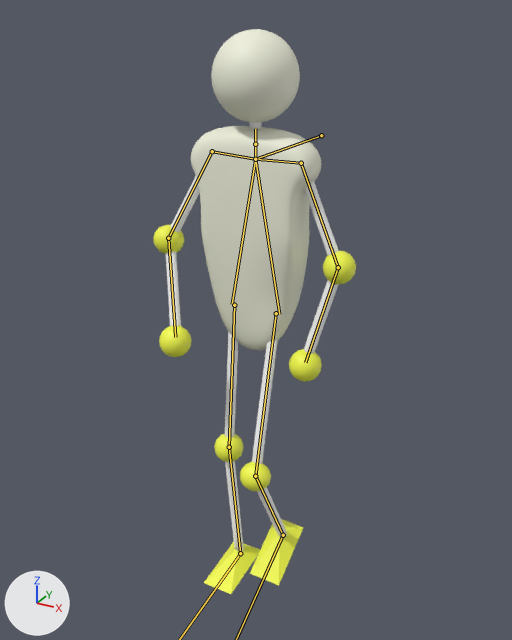
Renders of the glTF model examples/third_person_camera/data/avatar/avatar.gltf from each side of a commit.
Before and after are seen from a camera (50 mm lens) standing at (1.067, -1.938, 2.05) and looking at (0.004, -0.005, 1.083). The axes (+X, +Y, +Z) are drawn at lower left. The lights are the same throughout. Both versions are drawn at frame 13 of the action 'walk'; the numbers are the values there. The bones that bend it are drawn over the model as lines.

The first picture shows 'Corpse'.
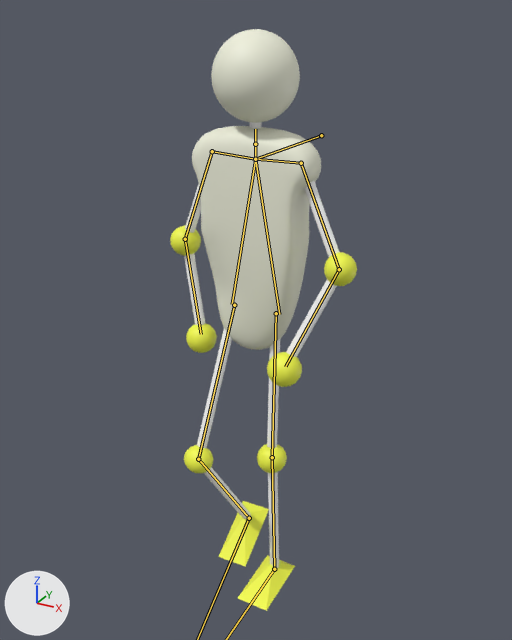
Location of each change, [x1, y1, x2, y2] in pixels of the pictures (512 x 640 px):
```json
{"object": "Corpse", "change": "posed", "before": [153, 29, 356, 594], "after": [170, 29, 357, 611], "on screen": "8% narrower"}
{"bone": "Arm1.L", "before": "(301, 163) to (338, 267)", "after": "(301, 163) to (339, 269)"}
{"bone": "Arm2.L", "before": "(338, 267) to (305, 362)", "after": "(339, 269) to (285, 366)"}
{"bone": "Arm1.R", "before": "(212, 151) to (168, 238)", "after": "(212, 151) to (185, 239)"}
{"bone": "Arm2.R", "before": "(168, 238) to (175, 337)", "after": "(185, 239) to (201, 334)"}
{"bone": "Leg1.L", "before": "(276, 313) to (255, 476)", "after": "(276, 313) to (272, 457)"}
{"bone": "Leg2.L", "before": "(255, 476) to (283, 535)", "after": "(272, 457) to (274, 569)"}
{"bone": "Leg1.R", "before": "(234, 305) to (229, 447)", "after": "(234, 305) to (198, 459)"}
{"bone": "Leg2.R", "before": "(229, 447) to (240, 553)", "after": "(198, 459) to (249, 518)"}
```

The change, as JSON lines over the scene's bpy script:
```json
{"block": "bone_arm1_l", "where": "bone_arm1_l = bpy.data.objects['Armature'].pose.bones['Arm1.L']  # child of 'CorpseToArm.L'"}
{"op": "set", "path": "bone_arm1_l.rotation_quaternion", "old": "(0.833, -0.01, 0.007, -0.553)", "new": "(0.853, 0.041, -0.077, -0.514)", "note": "degrees (-1, 0, -67) -> degrees (9, -5, -62)"}
{"block": "bone_arm2_l", "where": "bone_arm2_l = bpy.data.objects['Armature'].pose.bones['Arm2.L']  # child of 'Arm1.L'"}
{"op": "set", "path": "bone_arm2_l.rotation_quaternion", "old": "(0.946, 0.089, -0.004, -0.312)", "new": "(0.91, 0.143, -0.012, -0.389)", "note": "degrees (10, 3, -36) -> degrees (16, 5, -46)"}
{"block": "bone_arm1_r", "where": "bone_arm1_r = bpy.data.objects['Armature'].pose.bones['Arm1.R']  # child of 'CorpseToArm.R'"}
{"op": "set", "path": "bone_arm1_r.rotation_quaternion", "old": "(0.852, 0.035, 0.068, 0.518)", "new": "(0.83, -0.016, -0.015, 0.557)", "note": "degrees (8, 5, 63) -> degrees (-2, 0, 68)"}
{"block": "bone_arm2_r", "where": "bone_arm2_r = bpy.data.objects['Armature'].pose.bones['Arm2.R']  # child of 'Arm1.R'"}
{"op": "set", "path": "bone_arm2_r.rotation_quaternion", "old": "(0.914, 0.138, 0.011, 0.381)", "new": "(0.949, 0.083, 0.004, 0.304)", "note": "degrees (15, -5, 45) -> degrees (9, -3, 35)"}
{"block": "bone_leg1_l", "where": "bone_leg1_l = bpy.data.objects['Armature'].pose.bones['Leg1.L']  # child of 'Corpse_L'"}
{"op": "set", "path": "bone_leg1_l.rotation_quaternion", "old": "(0.984, 0.176, 0.001, 0.026)", "new": "(1.0, 0.023, 0.0, 0.003)", "note": "degrees (20, 0, 3) -> degrees (3, 0, 0)"}
{"block": "bone_leg2_l", "where": "bone_leg2_l = bpy.data.objects['Armature'].pose.bones['Leg2.L']  # child of 'Leg1.L'"}
{"op": "set", "path": "bone_leg2_l.rotation_quaternion", "old": "(0.901, -0.429, -0.001, -0.051)", "new": "(0.998, -0.056, 0.0, -0.007)", "note": "degrees (-51, -3, -5) -> degrees (-6, 0, -1)"}
{"block": "bone_leg1_r", "where": "bone_leg1_r = bpy.data.objects['Armature'].pose.bones['Leg1.R']  # child of 'Corpse_R'"}
{"op": "set", "path": "bone_leg1_r.rotation_quaternion", "old": "(0.999, 0.039, 0.0, -0.006)", "new": "(0.981, 0.192, -0.001, -0.028)", "note": "degrees (4, 0, -1) -> degrees (22, 0, -3)"}
{"block": "bone_leg2_r", "where": "bone_leg2_r = bpy.data.objects['Armature'].pose.bones['Leg2.R']  # child of 'Leg1.R'"}
{"op": "set", "path": "bone_leg2_r.rotation_quaternion", "old": "(0.995, -0.095, 0.0, 0.011)", "new": "(0.883, -0.464, 0.001, 0.055)", "note": "degrees (-11, 0, 1) -> degrees (-55, 3, 6)"}
```
